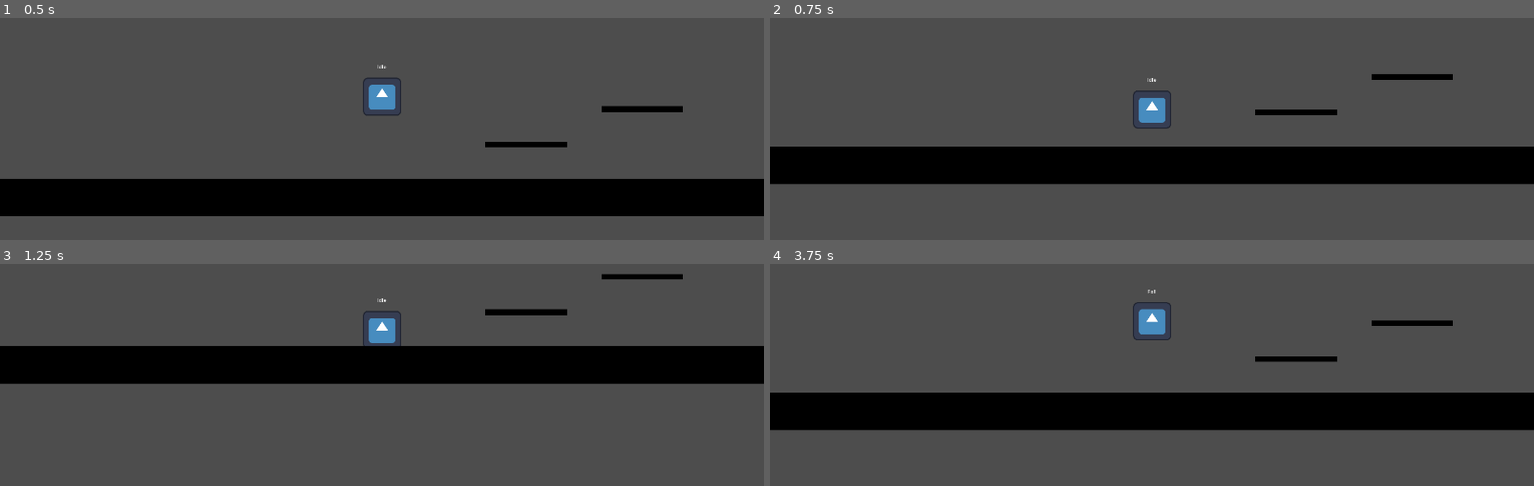
Above: before the commit, frames 1-4 (two rows, left to right).
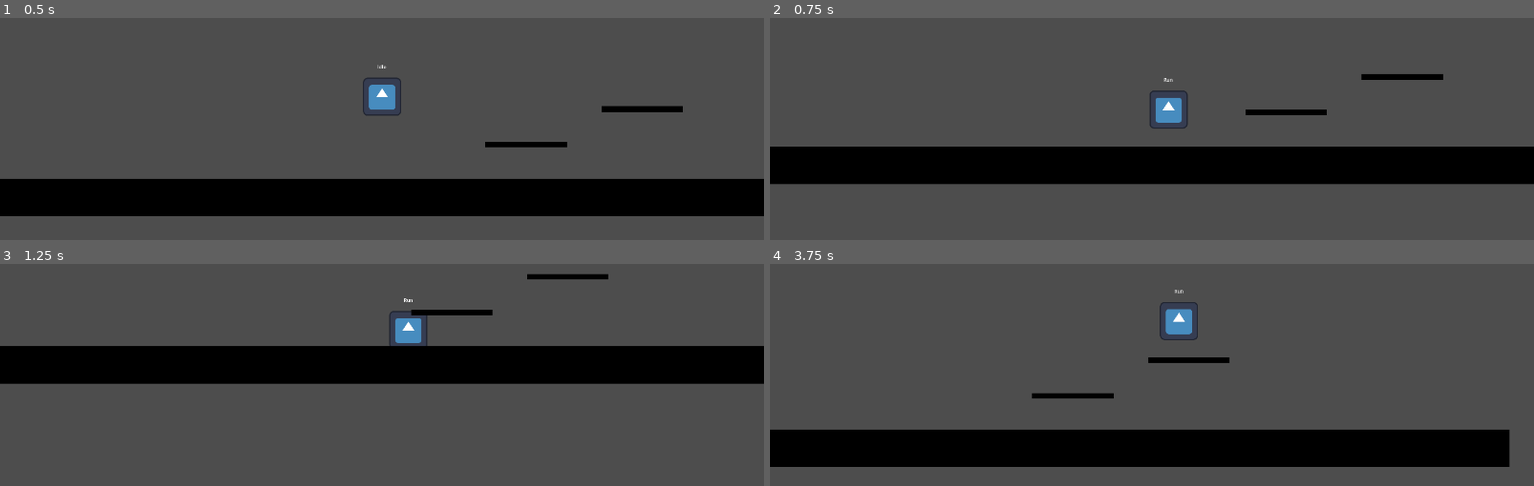
Above: after the commit, the same moments.

Repository: X3N0Xeno/-GameName-
Game: Godot game, scene res://node_2d.tscn
Two runs of this game, one before a commit and one after it. Both use one fixed random seed, a clock stepped at 60 frames per second and the inputs below. The engine's default icon, where the game draws it, is replaced by a stand-in: a white triangle on a blue panel in a dark square.
Inputs:
- Up to frame 1 (0.5 s): no input
- Up to frame 2 (0.75 s): hold D (mov_right) from 0.53 s (still down)
- Up to frame 3 (1.25 s): keep holding D (mov_right); tap Space (jump) at 0.77 s
- Up to frame 4 (3.75 s): tap Space (jump) at 1.52, 3.02 s; release D (mov_right) at 2.03 s; hold A (mov_left) 2.03-2.78 s; hold D (mov_right) from 2.78 s (still down)

Frame 1 is identical in both runs. In frame 2, 0.8% of the frame differs, in the area x 47-90%, y 25-50%; in frame 3, 1.9%; in frame 4, 35%, in the area x 0-100%, y 11-92%.

Commit message:
changed player movement inputs

Diff:
--- a/entity/player/player.gd
+++ b/entity/player/player.gd
@@ -32,6 +32,6 @@
 		velocity += get_gravity() * delta
 
 func friction() -> void:
-	var direction := Input.get_axis("ui_left", "ui_right")
+	var direction := Input.get_axis("mov_left", "mov_right")
 	if !direction:
 		velocity.x = move_toward(velocity.x, 0, FRICTION)
--- a/systems/FSM/Movement/fall.gd
+++ b/systems/FSM/Movement/fall.gd
@@ -9,7 +9,7 @@
 	coyoteTimer.start()
 
 func updateState(_delta : float):
-	if Input.is_action_pressed("ui_left") or Input.is_action_pressed("ui_right"):
+	if Input.is_action_pressed("mov_left") or Input.is_action_pressed("mov_right"):
 		transition.emit(self, "Run")
 
 	if player.is_on_floor():
--- a/systems/FSM/Movement/idle.gd
+++ b/systems/FSM/Movement/idle.gd
@@ -9,7 +9,7 @@
 
 func updateState(_delta : float):
 	#Transition to Run State when left or right button pressed
-	if Input.is_action_pressed("ui_left") or Input.is_action_pressed("ui_right"):
+	if Input.is_action_pressed("mov_left") or Input.is_action_pressed("mov_right"):
 
 		#Back in our FSM script, the change_state function needs two arguments:
 		#old_state and new_state_name. It is called when the transition signal gets emitted
--- a/systems/FSM/Movement/run.gd
+++ b/systems/FSM/Movement/run.gd
@@ -9,7 +9,7 @@
 func updateState(_delta : float):
 	# Get the input direction and handle the movement/deceleration.
 	# As good practice, you should replace UI actions with custom gameplay actions.
-	var direction := Input.get_axis("ui_left", "ui_right")
+	var direction := Input.get_axis("mov_left", "mov_right")
 	if direction:
 		player.velocity.x = move_toward(player.velocity.x, direction * player.SPEED, player.ACCELERATION)
 		#direction * player.SPEED
